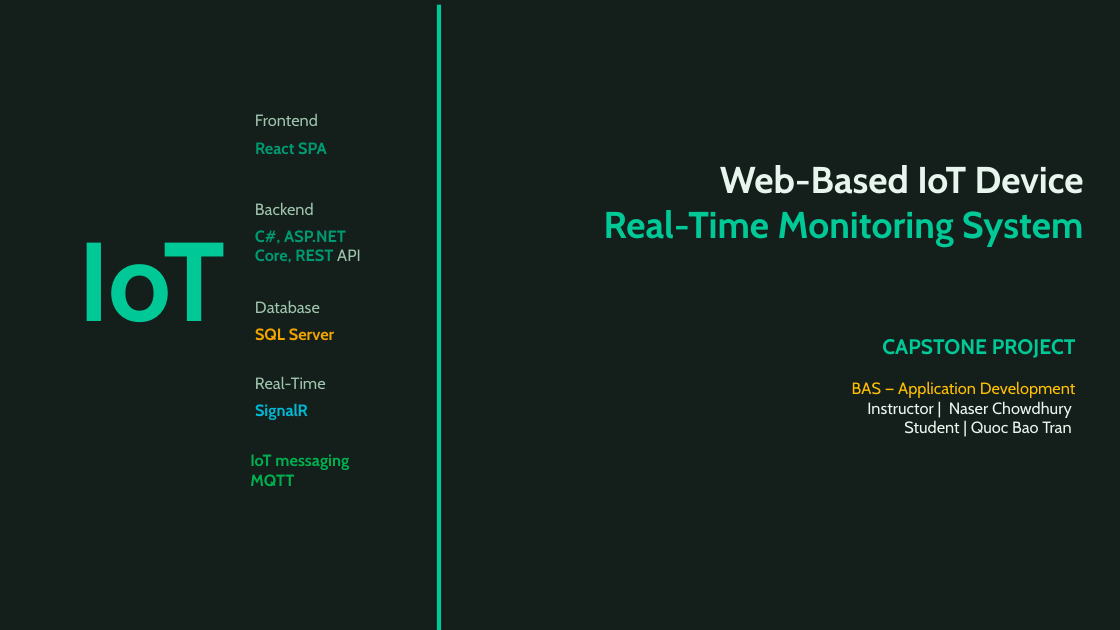
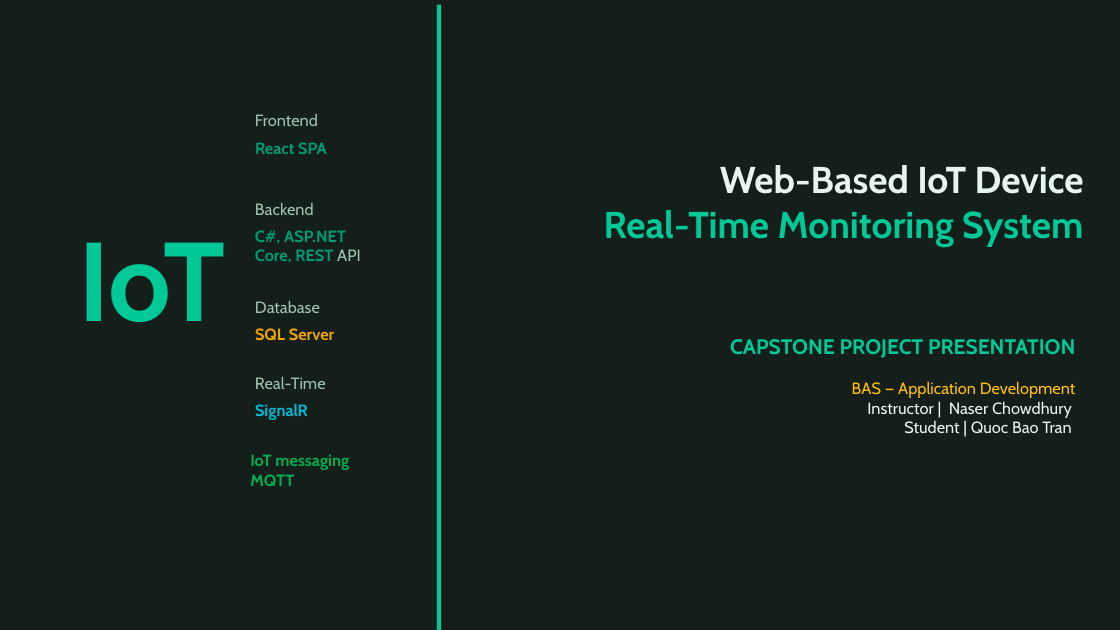
Before and after one commit to TranRTC/capstone_project, a slide deck: slide 1 of Documents/Presentation/Capstone Project Presentation.pptx. Drawn at 1120x630 pixels with LibreOffice and Linux fonts; fonts in the diff are those of the drawing. Boxes give left, top, right and bottom in pixels: in the first picture for what was removed or moved away, otherwise in the second. Text is boxed around its words. In the diff, an @@ line names an element or a change of style, - is before the commit and + after.

```diff
--- a/Documents/Presentation/Capstone Project Presentation.pptx
+++ b/Documents/Presentation/Capstone Project Presentation.pptx
@@ text at box(730, 339, 1075, 358): text changed @@
-CAPSTONE PROJECT
+CAPSTONE PROJECT PRESENTATION
```
Also in this commit, not shown: 1 other slide changed, 7 other files.
